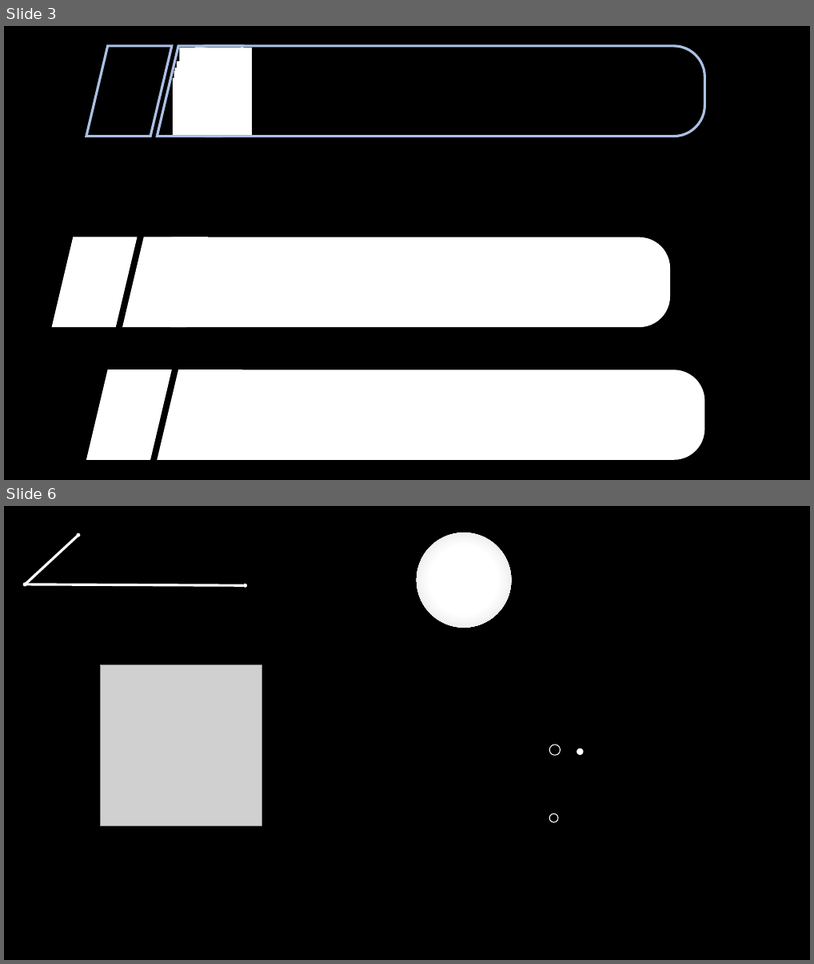
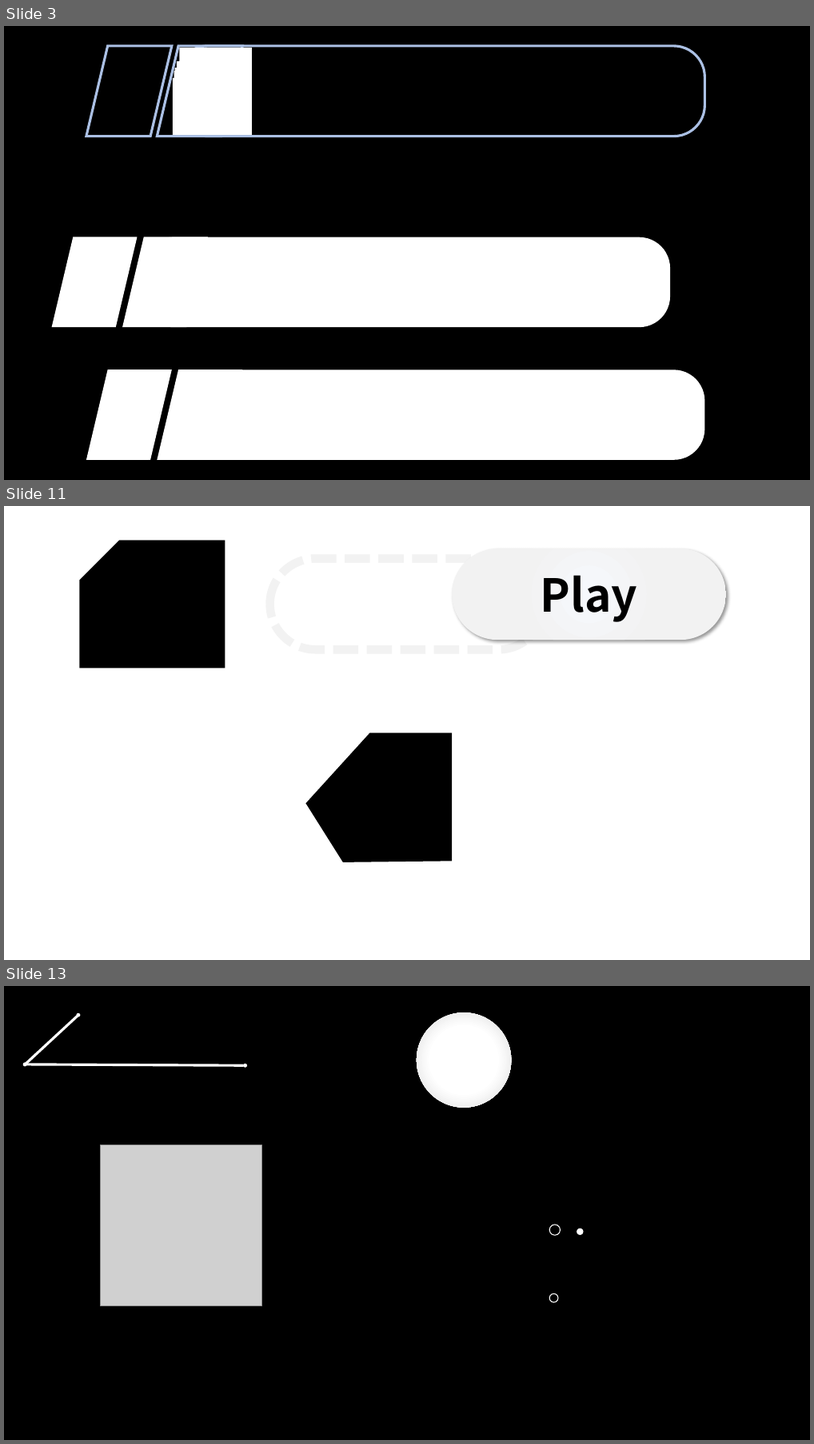
Before and after one commit to YuukiReiya/RhythmGame, a slide deck: resource.pptx. Shown one above the other, each under a label of ours: slides 3 and 6 before the commit, slides 3, 11 and 13 after it; the slides between them are not shown. The pictures are 814x964 and 814x1444 pixels, drawn with LibreOffice and Linux fonts; fonts in the diff are those of the drawing; grey boxes stand for pictures; background and template pictures are left out. Boxes give left, top, right and bottom in pixels: in the first picture for what was removed or moved away, otherwise in the second. Text is boxed around its words. In the diff, an @@ line names an element or a change of style, - is before the commit and + after.

```diff
--- a/resource.pptx
+++ b/resource.pptx
@@ slide 11 added at [4, 506, 810, 960], background #FFFFFF @@
@@ snip rect added at [80, 540, 226, 668], fill #000000 @@
@@ rounded rectangle added at [452, 549, 726, 640], fill gradient #F6F8FC to #F2F2F2, 54 pt, text #000000, bold @@
+Play
@@ rounded rectangle added at [270, 559, 544, 649], outline #F2F2F2 10 pt dashed @@
@@ freeform shape added at [306, 733, 452, 862], fill #000000 @@
@@ what was slide 6 is now slide 13 @@
```
Also in this commit, not shown: 7 other slides added, 1 slide removed.
